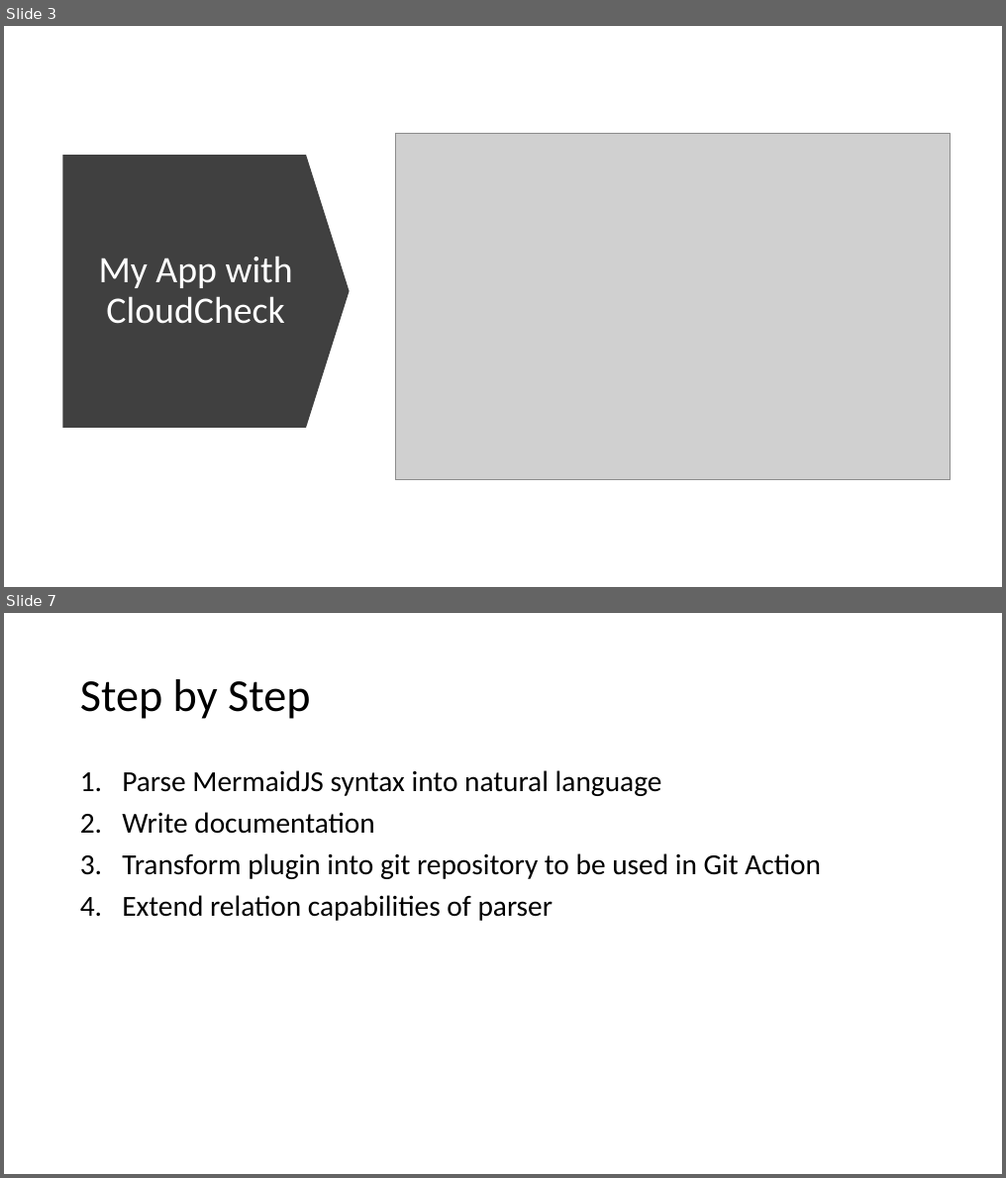
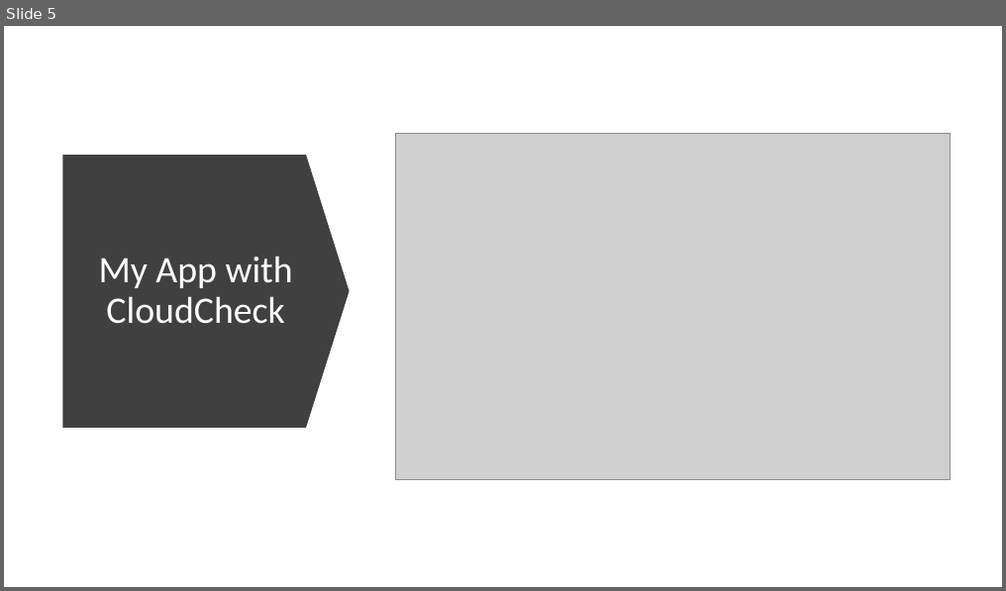
Before and after one commit to MateiMitran/MermaidParseAPI, a slide deck: docs/MermaidJS Plugin.pptx. Shown one above the other, each under a label of ours: slides 3 and 7 before the commit, slide 5 after it; the slides between them are not shown. The pictures are 1006x1178 and 1006x591 pixels, drawn with LibreOffice and Linux fonts; fonts in the diff are those of the drawing; grey boxes stand for pictures. Boxes give left, top, right and bottom in pixels: in the first picture for what was removed or moved away, otherwise in the second. Text is boxed around its words. In the diff, an @@ line names an element or a change of style, - is before the commit and + after.

```diff
--- a/docs/MermaidJS Plugin.pptx
+++ b/docs/MermaidJS Plugin.pptx
@@ slide 7 removed at box(4, 613, 1002, 1174), background #FFFFFF @@
@@ title removed at box(80, 679, 310, 719) @@
-Step by Step
@@ text removed at box(122, 770, 821, 921) @@
-1. Parse MermaidJS syntax into natural language
-2. Write documentation
-3. Transform plugin into git repository to be used in Git Action
-4. Extend relation capabilities of parser
@@ what was slide 3 is now slide 5 @@
```
Also in this commit, not shown: 3 slides changed, 2 other slides removed, 7 other files.
